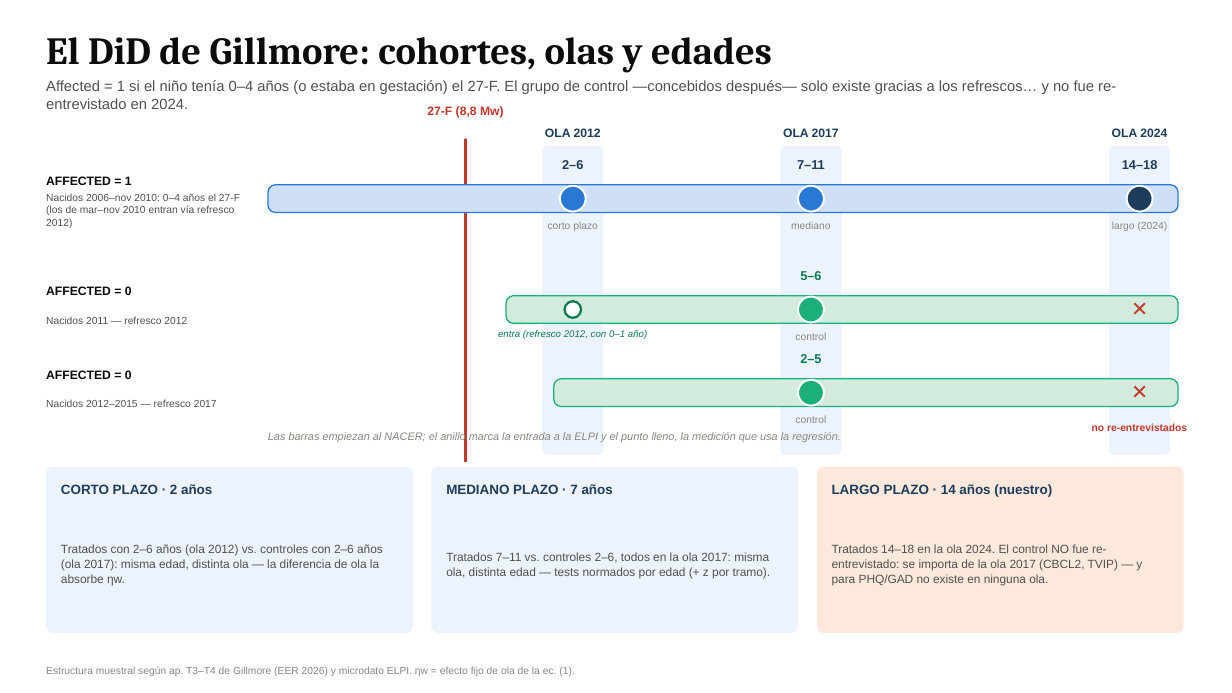
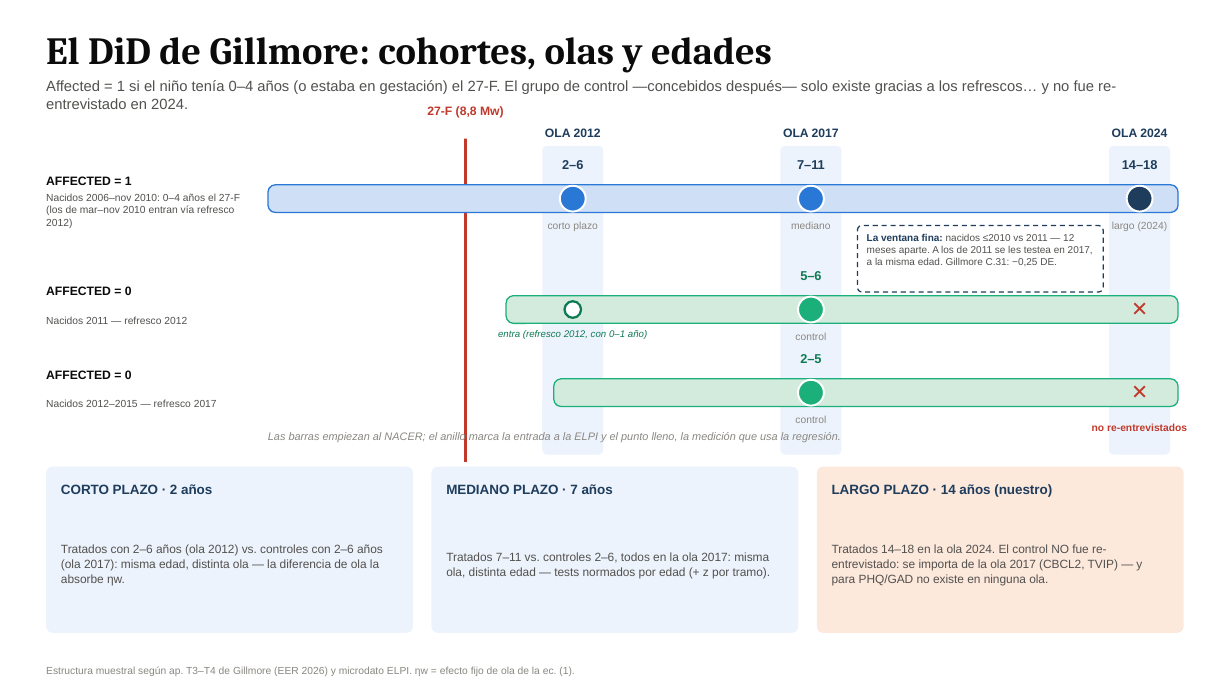
Before and after one commit to jedr1-ship-it/TALIS, a slide deck: slide 6 of docs/presentacion_elpi_gillmore.pptx. Drawn at 1232x693 pixels with LibreOffice and Linux fonts; fonts in the diff are those of the drawing. Boxes give left, top, right and bottom in pixels: in the first picture for what was removed or moved away, otherwise in the second. Text is boxed around its words. In the diff, an @@ line names an element or a change of style, - is before the commit and + after.

```diff
--- a/docs/presentacion_elpi_gillmore.pptx
+++ b/docs/presentacion_elpi_gillmore.pptx
@@ rounded rectangle added at box(858, 226, 1104, 292), fill #FFFFFF, outline #1E3D5C 1 pt dashed @@
@@ text added at box(867, 234, 1093, 266), 7.8 pt, text #52514E @@
+La ventana fina: nacidos ≤2010 vs 2011 — 12 meses aparte. A los de 2011 se les testea en 2017, a la misma edad. Gillmore C.31: −0,25 DE.
```
Also in this commit, not shown: 1 other file.
